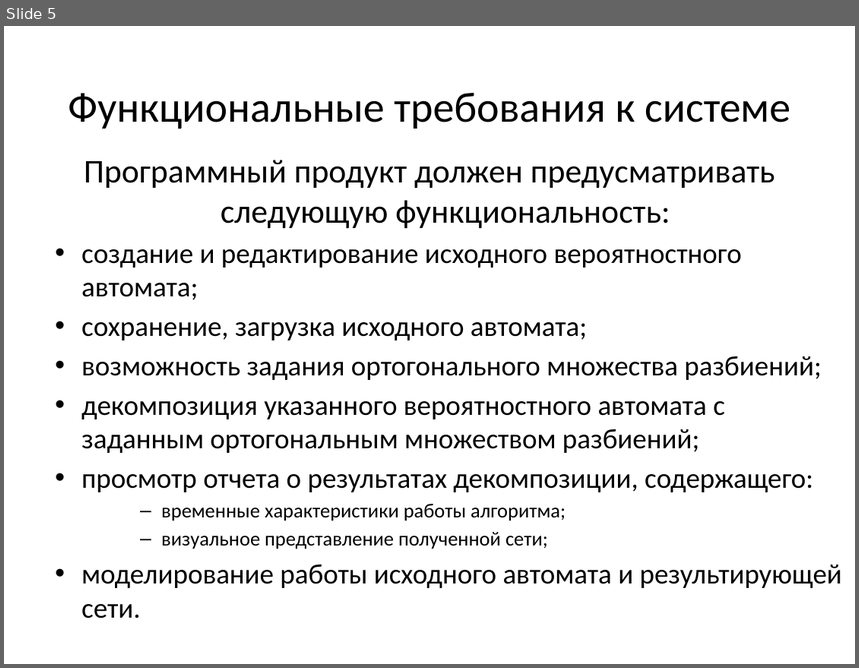
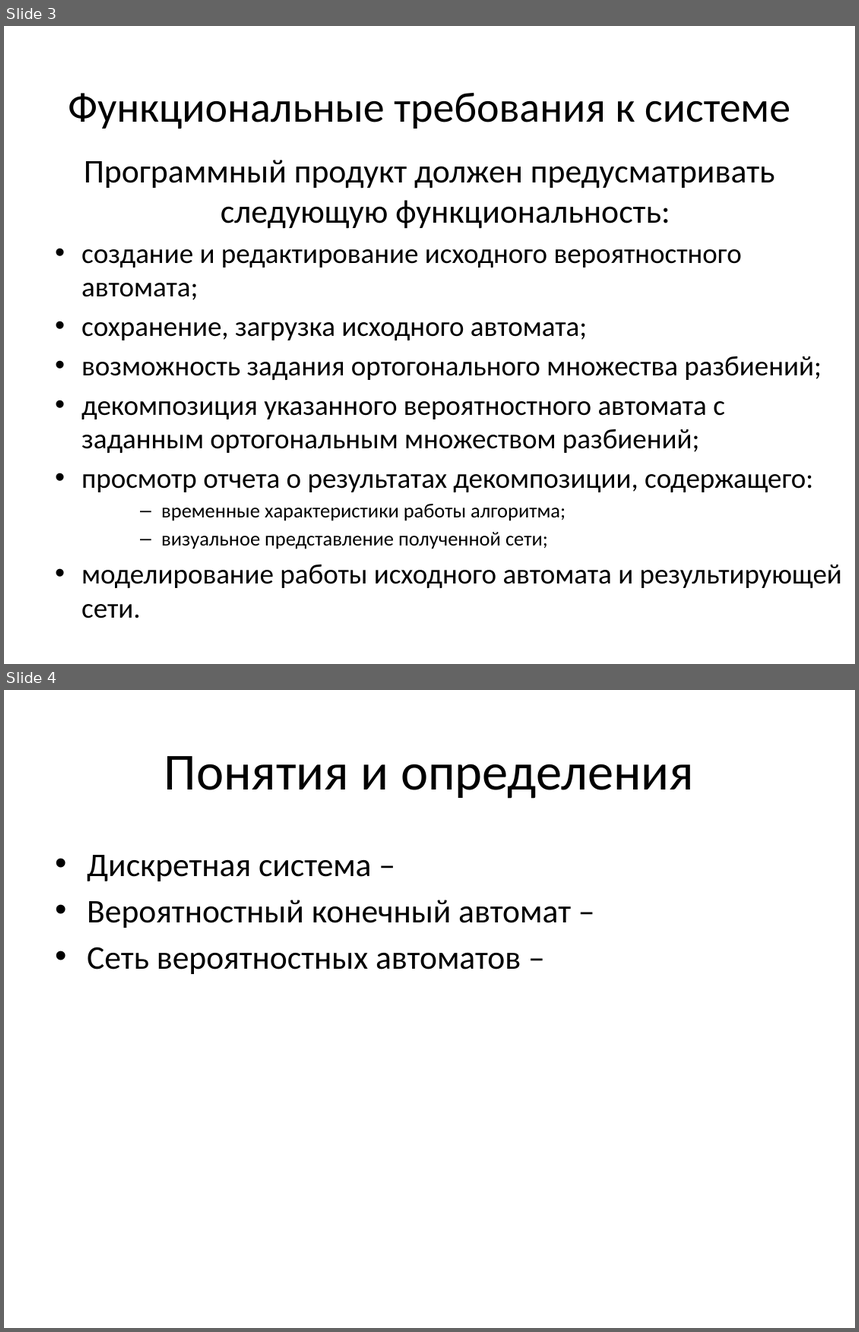
Before and after one commit to erad888/fsm-decompose, a slide deck: Презентация.pptx. Shown one above the other, each under a label of ours: slide 5 before the commit, slides 3 and 4 after it. The pictures are 859x668 and 859x1332 pixels, drawn with LibreOffice and Linux fonts; fonts in the diff are those of the drawing. Boxes give left, top, right and bottom in pixels: in the first picture for what was removed or moved away, otherwise in the second. Text is boxed around its words. In the diff, an @@ line names an element or a change of style, - is before the commit and + after.

```diff
--- a/Презентация.pptx
+++ b/Презентация.pptx
@@ slide 4 added at (4,690,855,1328), background #FFFFFF @@
@@ title added at (164,756,694,799), 44 pt, text #000000 @@
+Понятия и определения
@@ text added at (87,855,571,974), 28 pt, text #000000 @@
+• Дискретная система –
+• Вероятностный конечный автомат –
+• Сеть вероятностных автоматов –
@@ what was slide 5 is now slide 3 @@
```
Also in this commit, not shown: 3 slides changed, 6 other slides added, 1 other file.
